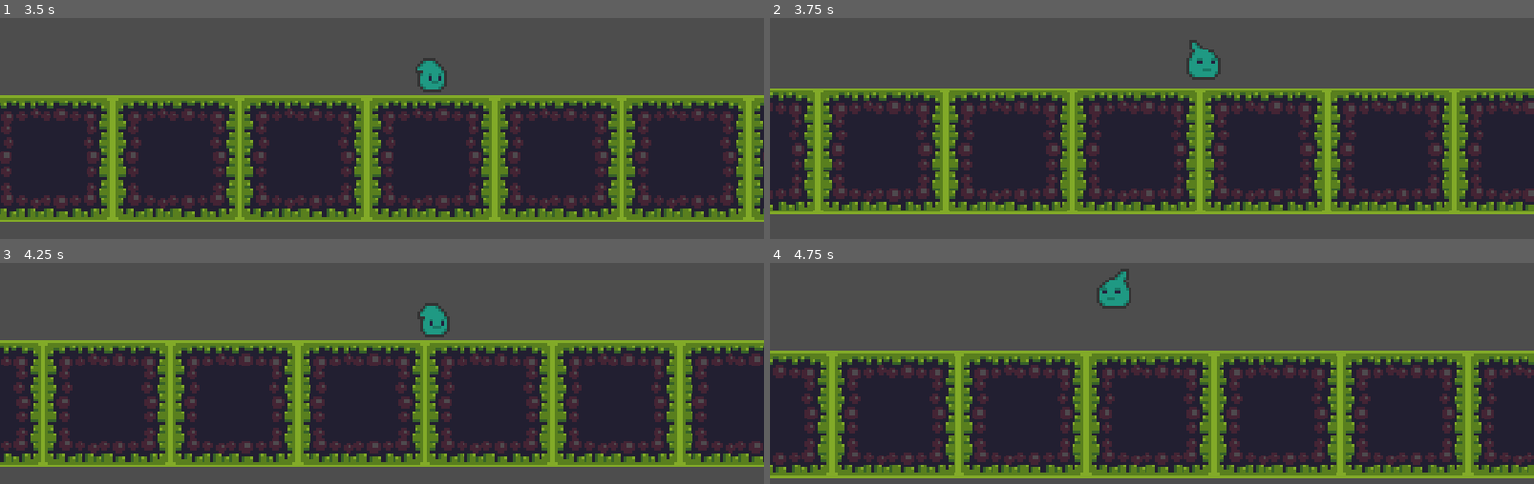
Above: before the commit, frames 1-4 (two rows, left to right).
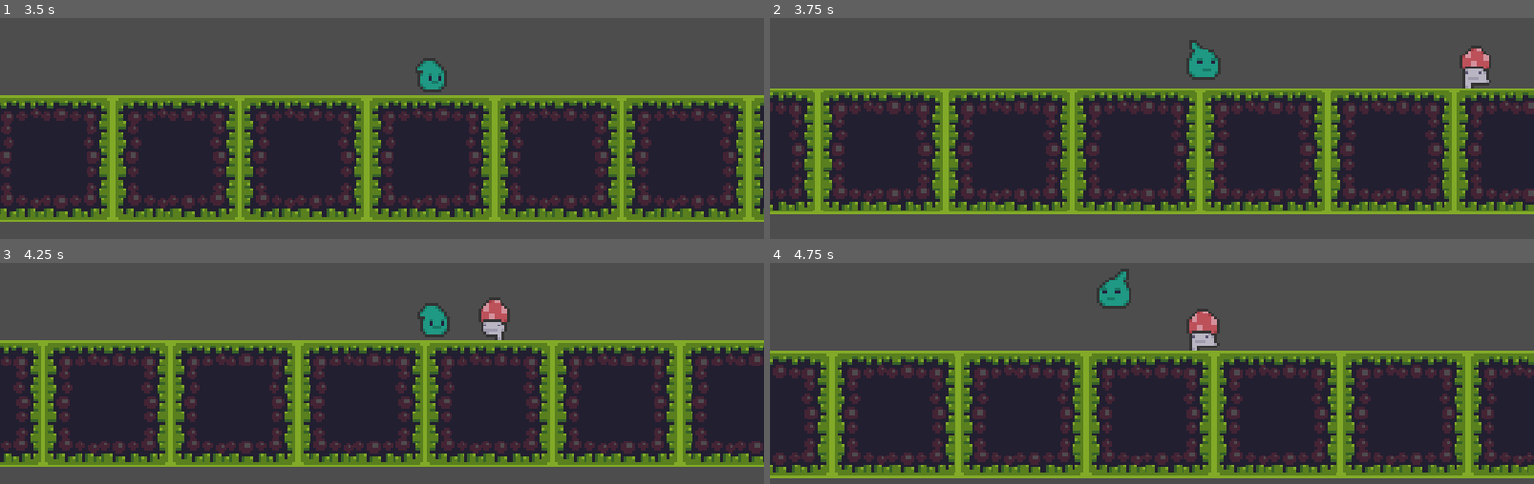
Above: after the commit, the same moments.

Repository: whatEclipse/REsurgence-THrow
Game: Godot game, scene res://scenes/game.tscn
Same seed, same stepped clock (60 frames per second), same inputs: the game is played once before the commit and once after it.
Inputs (mouse positions are in pixels of both pictures, inside the frame that each line leads up to):
- Up to frame 1 (3.5 s): tap Enter (ui_accept) at 0.5, 0.77, 1.52, 3.02 s; move the mouse to (550, 62) at 0.52 s; hold D (right) 0.53-2.03 s; click (550, 62) at 0.67 s; move the mouse to (229, 106) at 1.27 s; click (229, 106) at 1.42 s; move the mouse to (outside the picture) at 2.02 s; hold A (left) 2.03-2.78 s; click (outside the picture) at 2.17 s; move the mouse to (343, 170) at 2.77 s; hold D (right) from 2.78 s (still down); click (343, 170) at 2.92 s
- Up to frame 2 (3.75 s): keep holding D (right); move the mouse to (1381, 148) at 3.52 s; click (1381, 148) at 3.67 s
- Up to frame 3 (4.25 s): keep holding D (right); tap Enter (ui_accept) at 3.77 s
- Up to frame 4 (4.75 s): move the mouse to (922, 265) at 4.27 s; release D (right) at 4.28 s; hold A (left) from 4.28 s (still down); click (922, 265) at 4.42 s; tap Enter (ui_accept) at 4.52 s

Frame 1 is identical in both runs. In frame 2, 0.6% of the frame differs, in the area x 90-95%, y 12-32%; in frame 3, 0.6%; in frame 4, 0.7%, in the area x 54-59%, y 20-40%.

Commit message:
basic enemy added
# Conflicts:
#	scenes/player.tscn

# Conflicts:
#	scenes/player.tscn

Diff:
--- /dev/null
+++ b/scenes/enemy.gd
@@ -0,0 +1,30 @@
+extends Node2D
+var SPEED = 60
+
+var direction = 1
+
+@onready var ray_cast_left: RayCast2D = $RayCastLeft
+@onready var ray_cast_right: RayCast2D = $RayCastRight
+@onready var animated_sprite_2d: AnimatedSprite2D = $AnimatedSprite2D
+@onready var ray_cast_bottom_r: RayCast2D = $RayCastBottomR
+@onready var ray_cast_bottom_l: RayCast2D = $RayCastBottomL
+
+# Called every frame. 'delta' is the elapsed time since the previous frame.
+func _process(delta: float) -> void:
+	if ray_cast_right.is_colliding():
+		direction = -1
+		animated_sprite_2d.flip_h = true
+
+	if ray_cast_left.is_colliding():
+		direction = 1
+		animated_sprite_2d.flip_h = false
+
+	if not ray_cast_bottom_r.is_colliding():
+		direction = -1
+		animated_sprite_2d.flip_h = true
+
+	if not ray_cast_bottom_l.is_colliding():
+		direction = 1
+		animated_sprite_2d.flip_h = false
+
+	position.x += direction * SPEED * delta
--- /dev/null
+++ b/scenes/enemy.tscn
@@ -0,0 +1,100 @@
+[gd_scene format=3 uid="uid://cremjwkeoeldt"]
+
+[ext_resource type="Script" uid="uid://dqsu8fulbmwgf" path="res://scenes/enemy.gd" id="1_4ra3w"]
+[ext_resource type="Texture2D" uid="uid://dyq851o6wka3l" path="res://assets/mushroom/mushroom_walk_anim_strip_8.png" id="1_7p1mj"]
+[ext_resource type="PackedScene" uid="uid://bues4n1ohyg7a" path="res://scenes/killzone.tscn" id="3_5uy6h"]
+
+[sub_resource type="AtlasTexture" id="AtlasTexture_md0e3"]
+atlas = ExtResource("1_7p1mj")
+region = Rect2(0, 0, 16, 16)
+
+[sub_resource type="AtlasTexture" id="AtlasTexture_4ra3w"]
+atlas = ExtResource("1_7p1mj")
+region = Rect2(16, 0, 16, 16)
+
+[sub_resource type="AtlasTexture" id="AtlasTexture_5uy6h"]
+atlas = ExtResource("1_7p1mj")
+region = Rect2(32, 0, 16, 16)
+
+[sub_resource type="AtlasTexture" id="AtlasTexture_c4w8v"]
+atlas = ExtResource("1_7p1mj")
+region = Rect2(48, 0, 16, 16)
+
+[sub_resource type="AtlasTexture" id="AtlasTexture_xwavj"]
+atlas = ExtResource("1_7p1mj")
+region = Rect2(64, 0, 16, 16)
+
+[sub_resource type="AtlasTexture" id="AtlasTexture_nenq2"]
+atlas = ExtResource("1_7p1mj")
+region = Rect2(80, 0, 16, 16)
+
+[sub_resource type="AtlasTexture" id="AtlasTexture_md484"]
+atlas = ExtResource("1_7p1mj")
+region = Rect2(96, 0, 16, 16)
+
+[sub_resource type="AtlasTexture" id="AtlasTexture_ipns3"]
+atlas = ExtResource("1_7p1mj")
+region = Rect2(112, 0, 16, 16)
+
+[sub_resource type="SpriteFrames" id="SpriteFrames_flrxc"]
+animations = [{
+"frames": [{
+"duration": 1.0,
+"texture": SubResource("AtlasTexture_md0e3")
+}, {
+"duration": 1.0,
+"texture": SubResource("AtlasTexture_4ra3w")
+}, {
+"duration": 1.0,
+"texture": SubResource("AtlasTexture_5uy6h")
+}, {
+"duration": 1.0,
+"texture": SubResource("AtlasTexture_c4w8v")
+}, {
+"duration": 1.0,
+"texture": SubResource("AtlasTexture_xwavj")
+}, {
+"duration": 1.0,
+"texture": SubResource("AtlasTexture_nenq2")
+}, {
+"duration": 1.0,
+"texture": SubResource("AtlasTexture_md484")
+}, {
+"duration": 1.0,
+"texture": SubResource("AtlasTexture_ipns3")
+}],
+"loop": 1,
+"name": &"Walking",
+"speed": 8.0
+}]
+
+[sub_resource type="RectangleShape2D" id="RectangleShape2D_4ra3w"]
+size = Vector2(10, 15)
+
+[node name="Enemy" type="Node2D" unique_id=1545852921]
+script = ExtResource("1_4ra3w")
+
+[node name="RayCastLeft" type="RayCast2D" parent="." unique_id=1718203662]
+target_position = Vector2(-9, 0)
+
+[node name="RayCastRight" type="RayCast2D" parent="." unique_id=913213852]
+target_position = Vector2(9, 0)
+
+[node name="RayCastBottomR" type="RayCast2D" parent="." unique_id=1833343127]
+target_position = Vector2(11, 10)
+
+[node name="RayCastBottomL" type="RayCast2D" parent="." unique_id=130235764]
+target_position = Vector2(-11, 10)
+
+[node name="AnimatedSprite2D" type="AnimatedSprite2D" parent="." unique_id=39893068]
+sprite_frames = SubResource("SpriteFrames_flrxc")
+animation = &"Walking"
+autoplay = "Walking"
+frame = 4
+frame_progress = 0.48533392
+
+[node name="Killzone" parent="." unique_id=2069752206 instance=ExtResource("3_5uy6h")]
+
+[node name="CollisionShape2D" type="CollisionShape2D" parent="Killzone" unique_id=1512482582]
+position = Vector2(0, 0.5)
+shape = SubResource("RectangleShape2D_4ra3w")
--- a/scenes/game.tscn
+++ b/scenes/game.tscn
@@ -2,6 +2,7 @@
 
 [ext_resource type="Texture2D" uid="uid://b6eo2an0blsrw" path="res://assets/tileset.png" id="1_0rleu"]
 [ext_resource type="PackedScene" uid="uid://kspr25ufuj05" path="res://scenes/player.tscn" id="2_c7num"]
+[ext_resource type="PackedScene" uid="uid://cremjwkeoeldt" path="res://scenes/enemy.tscn" id="3_lnu2h"]
 
 [sub_resource type="TileSetAtlasSource" id="TileSetAtlasSource_c7num"]
 texture = ExtResource("1_0rleu")
@@ -133,3 +134,6 @@
 
 [node name="Player" parent="." unique_id=397778607 instance=ExtResource("2_c7num")]
 position = Vector2(23, 16)
+
+[node name="Enemy" parent="." unique_id=1545852921 instance=ExtResource("3_lnu2h")]
+position = Vector2(231, 8)
--- a/scenes/music_manager.tscn
+++ b/scenes/music_manager.tscn
@@ -1,8 +1,8 @@
 [gd_scene format=3 uid="uid://cdugw1rtwrd00"]
 
-[sub_resource type="AudioStream" id="AudioStream_4cn36"]
+[ext_resource type="AudioStream" uid="uid://bmb12mvqopqva" path="res://audio/music/Clement Panchout - Sweet 70s.wav" id="1_tn5dr"]
 
 [node name="MusicManager" type="AudioStreamPlayer" unique_id=831728325]
-stream = SubResource("AudioStream_4cn36")
+stream = ExtResource("1_tn5dr")
 volume_db = 5.405
 autoplay = true
--- a/scenes/player.tscn
+++ b/scenes/player.tscn
@@ -288,7 +288,7 @@
 }]
 
 [node name="Player" type="CharacterBody2D" unique_id=397778607]
-collision_layer = 3
+collision_layer = 2
 script = ExtResource("1_mitmf")
 
 [node name="CollisionBox" type="CollisionShape2D" parent="." unique_id=449771243]
@@ -302,6 +302,7 @@
 autoplay = "Idle"
 
 [node name="Hitbox" type="Area2D" parent="." unique_id=2103579018]
+collision_layer = 2
 
 [node name="Collision" type="CollisionShape2D" parent="Hitbox" unique_id=758696748]
 position = Vector2(0, -5)
Binary file added: assets/mushroom/mushroom_crushed_anim.gif
Binary file added: assets/mushroom/mushroom_crushed_anim_strip_6.png
Not shown, added: assets/mushroom/mushroom_crushed_anim_strip_6.png.import
Binary file added: assets/mushroom/mushroom_death_anim.gif
Binary file added: assets/mushroom/mushroom_death_anim_strip_6.png
Not shown, added: assets/mushroom/mushroom_death_anim_strip_6.png.import
Binary file added: assets/mushroom/mushroom_hit_anim.gif
Binary file added: assets/mushroom/mushroom_hit_anim_strip_3.png
Not shown, added: assets/mushroom/mushroom_hit_anim_strip_3.png.import
Binary file added: assets/mushroom/mushroom_spritesheet.png
Not shown, added: assets/mushroom/mushroom_spritesheet.png.import
Binary file added: assets/mushroom/mushroom_walk_anim.gif
(and 3 more such lines)
